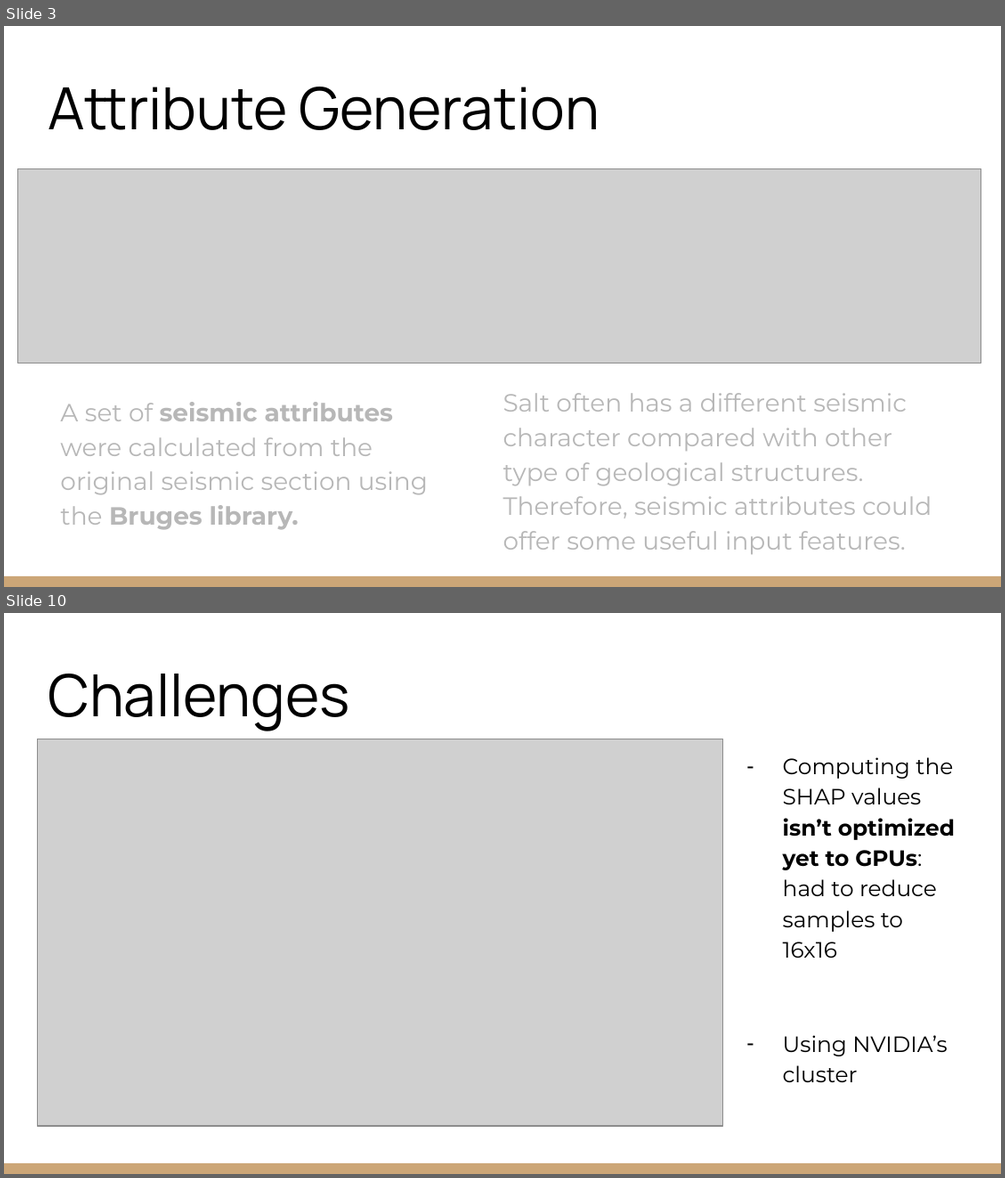
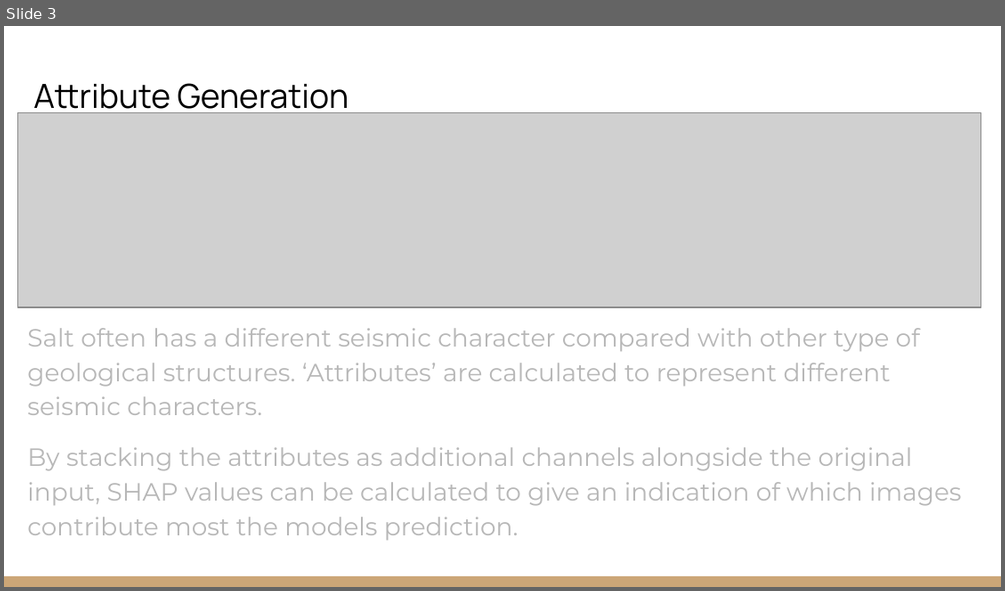
Before and after one commit to EdwinB12/Explainable-Christmas, a slide deck: Presentations/EAGE_Hackathon_2022_Explainable_Christmas.pptx. Shown one above the other, each under a label of ours: slides 3 and 10 before the commit, slide 3 after it; the slides between them are not shown. The pictures are 1005x1178 and 1005x591 pixels, drawn with LibreOffice and Linux fonts; fonts in the diff are those of the drawing; grey boxes stand for pictures. Boxes give left, top, right and bottom in pixels: in the first picture for what was removed or moved away, otherwise in the second. Text is boxed around its words. In the diff, an @@ line names an element or a change of style, - is before the commit and + after.

```diff
--- a/Presentations/EAGE_Hackathon_2022_Explainable_Christmas.pptx
+++ b/Presentations/EAGE_Hackathon_2022_Explainable_Christmas.pptx
@@ slide 10 removed at (4, 613, 1001, 1174), background #FFFFFF; not listed: 1 template element that a slide beside it also shows @@
@@ title removed at (48, 674, 349, 731) @@
-Challenges
@@ picture removed at (37, 738, 723, 1126) @@
@@ text removed at (783, 757, 955, 1082) @@
-– Computing the SHAP values isn’t optimized yet to GPUs: had to reduce samples to 16x16
-– Using NVIDIA’s cluster
@@ slide 3 changed as well @@
@@ title "Attribute Generation": place and size @@
-title "Attribute Generation" at (48, 87, 599, 130)
+title "Attribute Generation" at (33, 83, 349, 118)
@@ title "Attribute Generation" at (33, 83, 349, 118): size 42 to 24 pt @@
@@ picture: place and size @@
-picture at (18, 168, 982, 363)
+picture at (18, 112, 982, 307)
@@ text at (27, 328, 962, 540): text changed @@
-Salt often has a different seismic character compared with other type of geological structures. Therefore, seismic attributes could offer some useful input features.
+Salt often has a different seismic character compared with other type of geological structures. ‘Attributes’ are calculated to represent different seismic characters.
+By stacking the attributes as additional channels alongside the original input, SHAP values can be calculated to give an indication of which images contribute most the models prediction.
@@ text removed at (60, 402, 428, 530) @@
-A set of seismic attributes were calculated from the original seismic section using the Bruges library.
```
Also in this commit, not shown: 9 other slides changed, 9 slides added, 1 other slide removed, 8 other files.
